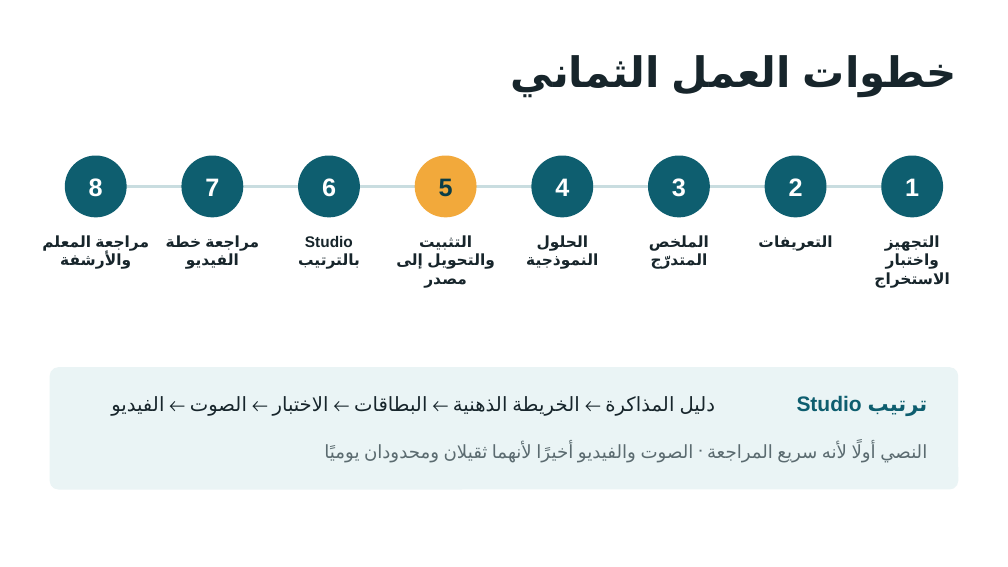
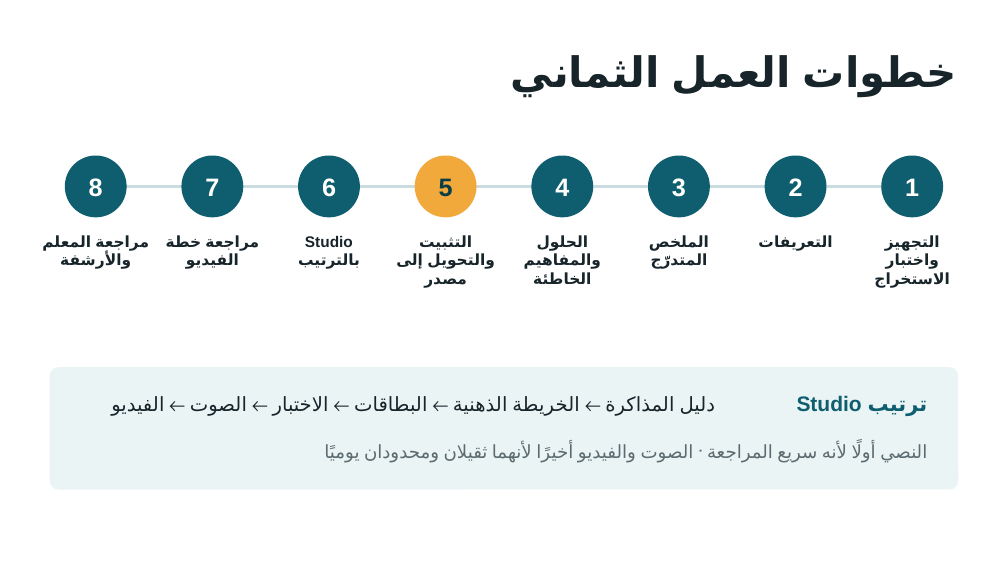
Before and after one commit to metacrafts-dev/school-lessons, a slide deck: slide 12 of deliverables/pilot-day-presentation.ar.pptx. Drawn at 1008x567 pixels with LibreOffice and Linux fonts; fonts in the diff are those of the drawing. Boxes give left, top, right and bottom in pixels: in the first picture for what was removed or moved away, otherwise in the second. Text is boxed around its words. In the diff, an @@ line names an element or a change of style, - is before the commit and + after.

```diff
--- a/deliverables/pilot-day-presentation.ar.pptx
+++ b/deliverables/pilot-day-presentation.ar.pptx
@@ text at (524, 235, 601, 284): text changed @@
-الحلول النموذجية
+الحلول والمفاهيم الخاطئة
```
Also in this commit, not shown: 4 other slides changed, 4 other files.
